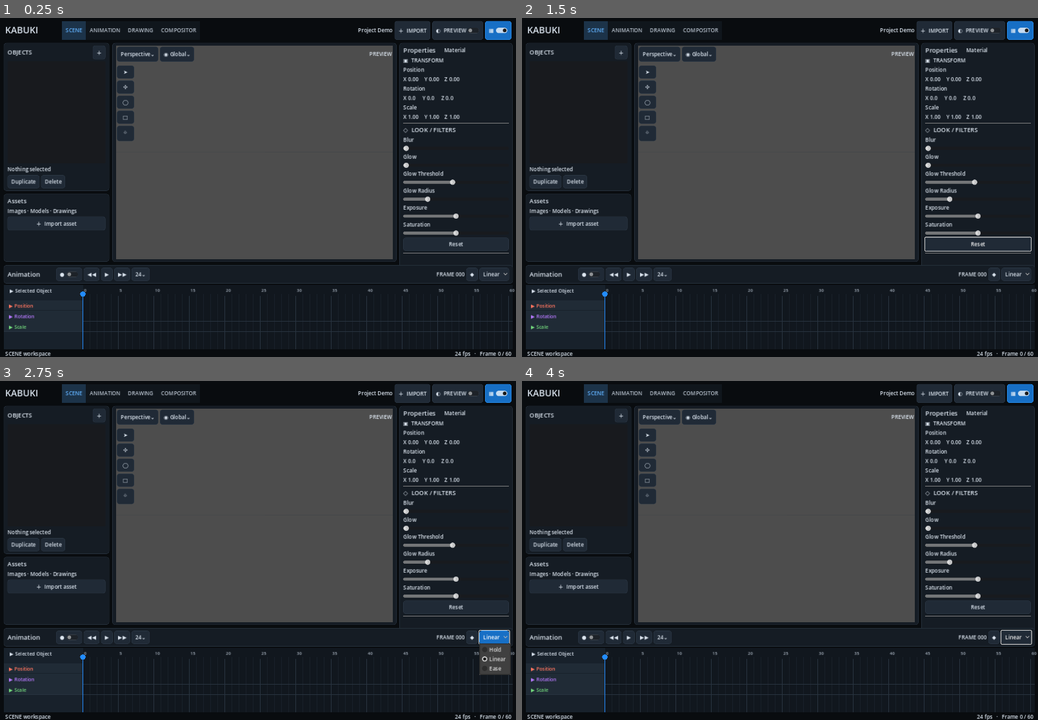
Above: before the commit, frames 1-4 (two rows, left to right).
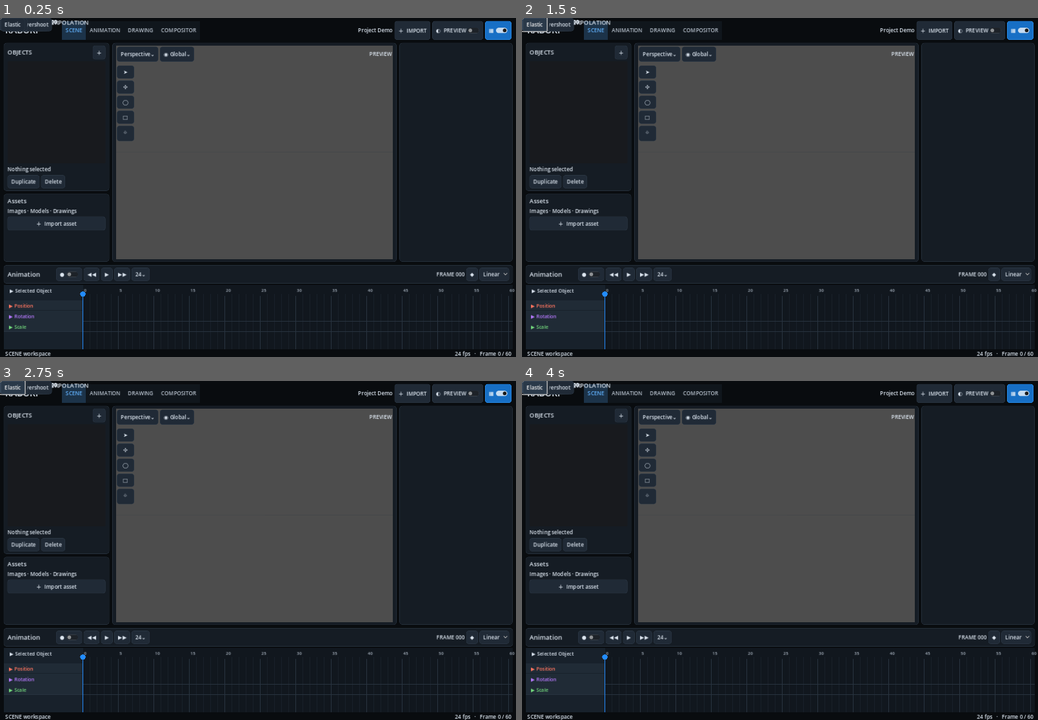
Above: after the commit, the same moments.

Repository: Onnevan/Kabuki
Game: Godot game, scene res://editor/main.tscn
Two runs of this game, one before a commit and one after it. Both use one fixed random seed, a clock stepped at 60 frames per second and the inputs below.
Inputs (mouse positions are in pixels of both pictures, inside the frame that each line leads up to):
- Up to frame 1 (0.25 s): no input
- Up to frame 2 (1.5 s): click "Reset" at 0.5 s; click (537, 24) at 1.25 s, where only the run after the commit has a clickable "Constant"
- Up to frame 3 (2.75 s): click "Linear" at 2 s
- Up to frame 4 (4 s): click (537, 387) at 2.75 s, where only the run after the commit has a clickable "Bounce"; click (532, 387) at 3.5 s, where only the run after the commit has a clickable "Elastic"

The runs differ from the first frame. In frame 1, 1.9% of the frame differs, in the area x 0-100%, y 0-74%; in frame 2, 2.0%; in frame 3, 2.7%, in the area x 0-100%, y 0-87%; in frame 4, 1.9%.
Error after the commit: Invalid assignment of property or key 'text' with value of type 'String' on a base object of type 'null instance'. (res://editor/main.gd:268)

Commit message:
Make properties inspector scrollable so key interpolation panel is accessible

Diff:
--- a/editor/main.tscn
+++ b/editor/main.tscn
@@ -178,108 +178,114 @@
 theme_override_constants/separation=8
 [node name="InspectorPanel" type="PanelContainer" parent="RightPanel"]
 size_flags_vertical=3
-[node name="Inspector" type="VBoxContainer" parent="RightPanel/InspectorPanel"]
-[node name="InspectorTabs" type="HBoxContainer" parent="RightPanel/InspectorPanel/Inspector"]
-[node name="Properties" type="Label" parent="RightPanel/InspectorPanel/Inspector/InspectorTabs"]
+[node name="InspectorScroll" type="ScrollContainer" parent="RightPanel/InspectorPanel"]
+layout_mode=2
+horizontal_scroll_mode=0
+vertical_scroll_mode=1
+[node name="Inspector" type="VBoxContainer" parent="RightPanel/InspectorPanel/InspectorScroll/InspectorScroll"]
+layout_mode=2
+size_flags_horizontal=3
+[node name="InspectorTabs" type="HBoxContainer" parent="RightPanel/InspectorPanel/InspectorScroll/Inspector"]
+[node name="Properties" type="Label" parent="RightPanel/InspectorPanel/InspectorScroll/Inspector/InspectorTabs"]
 text="Properties"
 theme_override_font_sizes/font_size=17
-[node name="MaterialTab" type="Label" parent="RightPanel/InspectorPanel/Inspector/InspectorTabs"]
+[node name="MaterialTab" type="Label" parent="RightPanel/InspectorPanel/InspectorScroll/Inspector/InspectorTabs"]
 text="     Material"
-[node name="ObjectSection" type="Label" parent="RightPanel/InspectorPanel/Inspector"]
+[node name="ObjectSection" type="Label" parent="RightPanel/InspectorPanel/InspectorScroll/Inspector"]
 text="▣  TRANSFORM"
-[node name="PosLabel" type="Label" parent="RightPanel/InspectorPanel/Inspector"]
+[node name="PosLabel" type="Label" parent="RightPanel/InspectorPanel/InspectorScroll/Inspector"]
 text="Position"
-[node name="PosValue" type="Label" parent="RightPanel/InspectorPanel/Inspector"]
+[node name="PosValue" type="Label" parent="RightPanel/InspectorPanel/InspectorScroll/Inspector"]
 unique_name_in_owner=true
 text="X 0.00    Y 0.00    Z 0.00"
-[node name="RotLabel" type="Label" parent="RightPanel/InspectorPanel/Inspector"]
+[node name="RotLabel" type="Label" parent="RightPanel/InspectorPanel/InspectorScroll/Inspector"]
 text="Rotation"
-[node name="RotValue" type="Label" parent="RightPanel/InspectorPanel/Inspector"]
+[node name="RotValue" type="Label" parent="RightPanel/InspectorPanel/InspectorScroll/Inspector"]
 unique_name_in_owner=true
 text="X 0.0     Y 0.0     Z 0.0"
-[node name="ScaleLabel" type="Label" parent="RightPanel/InspectorPanel/Inspector"]
+[node name="ScaleLabel" type="Label" parent="RightPanel/InspectorPanel/InspectorScroll/Inspector"]
 text="Scale"
-[node name="ScaleValue" type="Label" parent="RightPanel/InspectorPanel/Inspector"]
+[node name="ScaleValue" type="Label" parent="RightPanel/InspectorPanel/InspectorScroll/Inspector"]
 unique_name_in_owner=true
 text="X 1.00    Y 1.00    Z 1.00"
-[node name="Sep1" type="HSeparator" parent="RightPanel/InspectorPanel/Inspector"]
-[node name="LookTitle" type="Label" parent="RightPanel/InspectorPanel/Inspector"]
+[node name="Sep1" type="HSeparator" parent="RightPanel/InspectorPanel/InspectorScroll/Inspector"]
+[node name="LookTitle" type="Label" parent="RightPanel/InspectorPanel/InspectorScroll/Inspector"]
 unique_name_in_owner=true
 text="◇  LOOK / FILTERS"
 theme_override_font_sizes/font_size=16
-[node name="BlurText" type="Label" parent="RightPanel/InspectorPanel/Inspector"]
+[node name="BlurText" type="Label" parent="RightPanel/InspectorPanel/InspectorScroll/Inspector"]
 text="Blur"
-[node name="Blur" type="HSlider" parent="RightPanel/InspectorPanel/Inspector"]
+[node name="Blur" type="HSlider" parent="RightPanel/InspectorPanel/InspectorScroll/Inspector"]
 unique_name_in_owner=true
 max_value=8.0
 step=0.1
-[node name="GlowText" type="Label" parent="RightPanel/InspectorPanel/Inspector"]
+[node name="GlowText" type="Label" parent="RightPanel/InspectorPanel/InspectorScroll/Inspector"]
 text="Glow"
-[node name="Glow" type="HSlider" parent="RightPanel/InspectorPanel/Inspector"]
+[node name="Glow" type="HSlider" parent="RightPanel/InspectorPanel/InspectorScroll/Inspector"]
 unique_name_in_owner=true
 max_value=3.0
 step=0.05
-[node name="GlowThresholdText" type="Label" parent="RightPanel/InspectorPanel/Inspector"]
+[node name="GlowThresholdText" type="Label" parent="RightPanel/InspectorPanel/InspectorScroll/Inspector"]
 text="Glow Threshold"
-[node name="GlowThreshold" type="HSlider" parent="RightPanel/InspectorPanel/Inspector"]
+[node name="GlowThreshold" type="HSlider" parent="RightPanel/InspectorPanel/InspectorScroll/Inspector"]
 unique_name_in_owner=true
 min_value=0.0
 max_value=1.5
 step=0.01
 value=0.7
-[node name="GlowRadiusText" type="Label" parent="RightPanel/InspectorPanel/Inspector"]
+[node name="GlowRadiusText" type="Label" parent="RightPanel/InspectorPanel/InspectorScroll/Inspector"]
 text="Glow Radius"
-[node name="GlowRadius" type="HSlider" parent="RightPanel/InspectorPanel/Inspector"]
+[node name="GlowRadius" type="HSlider" parent="RightPanel/InspectorPanel/InspectorScroll/Inspector"]
 unique_name_in_owner=true
 min_value=0.5
 max_value=12.0
 step=0.25
 value=3.0
-[node name="ExposureText" type="Label" parent="RightPanel/InspectorPanel/Inspector"]
+[node name="ExposureText" type="Label" parent="RightPanel/InspectorPanel/InspectorScroll/Inspector"]
 text="Exposure"
-[node name="Exposure" type="HSlider" parent="RightPanel/InspectorPanel/Inspector"]
+[node name="Exposure" type="HSlider" parent="RightPanel/InspectorPanel/InspectorScroll/Inspector"]
 unique_name_in_owner=true
 min_value=-3.0
 max_value=3.0
 step=0.05
-[node name="SaturationText" type="Label" parent="RightPanel/InspectorPanel/Inspector"]
+[node name="SaturationText" type="Label" parent="RightPanel/InspectorPanel/InspectorScroll/Inspector"]
 text="Saturation"
-[node name="Saturation" type="HSlider" parent="RightPanel/InspectorPanel/Inspector"]
+[node name="Saturation" type="HSlider" parent="RightPanel/InspectorPanel/InspectorScroll/Inspector"]
 unique_name_in_owner=true
 max_value=2.0
 step=0.05
 value=1.0
-[node name="ResetFilters" type="Button" parent="RightPanel/InspectorPanel/Inspector"]
+[node name="ResetFilters" type="Button" parent="RightPanel/InspectorPanel/InspectorScroll/Inspector"]
 text="Reset"
-[node name="KeyInterpSep" type="HSeparator" parent="RightPanel/InspectorPanel/Inspector"]
-[node name="KeyInterpolationPanel" type="VBoxContainer" parent="RightPanel/InspectorPanel/Inspector"]
+[node name="KeyInterpSep" type="HSeparator" parent="RightPanel/InspectorPanel/InspectorScroll/Inspector"]
+[node name="KeyInterpolationPanel" type="VBoxContainer" parent="RightPanel/InspectorPanel/InspectorScroll/Inspector"]
 unique_name_in_owner=true
 visible=false
-[node name="Title" type="Label" parent="RightPanel/InspectorPanel/Inspector/KeyInterpolationPanel"]
+[node name="Title" type="Label" parent="RightPanel/InspectorPanel/InspectorScroll/Inspector/KeyInterpolationPanel"]
 text="◆  KEYFRAME INTERPOLATION"
 theme_override_font_sizes/font_size=16
-[node name="SelectedKeyInfo" type="Label" parent="RightPanel/InspectorPanel/Inspector/KeyInterpolationPanel"]
+[node name="SelectedKeyInfo" type="Label" parent="RightPanel/InspectorPanel/InspectorScroll/Inspector/KeyInterpolationPanel"]
 unique_name_in_owner=true
 text="No key selected"
-[node name="Constant" type="Button" parent="RightPanel/InspectorPanel/Inspector/KeyInterpolationPanel"]
+[node name="Constant" type="Button" parent="RightPanel/InspectorPanel/InspectorScroll/Inspector/KeyInterpolationPanel"]
 text="Constant"
-[node name="Linear" type="Button" parent="RightPanel/InspectorPanel/Inspector/KeyInterpolationPanel"]
+[node name="Linear" type="Button" parent="RightPanel/InspectorPanel/InspectorScroll/Inspector/KeyInterpolationPanel"]
 text="Linear"
-[node name="Bezier" type="Button" parent="RightPanel/InspectorPanel/Inspector/KeyInterpolationPanel"]
+[node name="Bezier" type="Button" parent="RightPanel/InspectorPanel/InspectorScroll/Inspector/KeyInterpolationPanel"]
 text="Bezier / Smooth"
-[node name="QuadraticIn" type="Button" parent="RightPanel/InspectorPanel/Inspector/KeyInterpolationPanel"]
+[node name="QuadraticIn" type="Button" parent="RightPanel/InspectorPanel/InspectorScroll/Inspector/KeyInterpolationPanel"]
 text="Quadratic In"
-[node name="QuadraticOut" type="Button" parent="RightPanel/InspectorPanel/Inspector/KeyInterpolationPanel"]
+[node name="QuadraticOut" type="Button" parent="RightPanel/InspectorPanel/InspectorScroll/Inspector/KeyInterpolationPanel"]
 text="Quadratic Out"
-[node name="QuadraticInOut" type="Button" parent="RightPanel/InspectorPanel/Inspector/KeyInterpolationPanel"]
+[node name="QuadraticInOut" type="Button" parent="RightPanel/InspectorPanel/InspectorScroll/Inspector/KeyInterpolationPanel"]
 text="Quadratic In-Out"
-[node name="CubicInOut" type="Button" parent="RightPanel/InspectorPanel/Inspector/KeyInterpolationPanel"]
+[node name="CubicInOut" type="Button" parent="RightPanel/InspectorPanel/InspectorScroll/Inspector/KeyInterpolationPanel"]
 text="Cubic In-Out"
-[node name="Back" type="Button" parent="RightPanel/InspectorPanel/Inspector/KeyInterpolationPanel"]
+[node name="Back" type="Button" parent="RightPanel/InspectorPanel/InspectorScroll/Inspector/KeyInterpolationPanel"]
 text="Back / Overshoot"
-[node name="Bounce" type="Button" parent="RightPanel/InspectorPanel/Inspector/KeyInterpolationPanel"]
+[node name="Bounce" type="Button" parent="RightPanel/InspectorPanel/InspectorScroll/Inspector/KeyInterpolationPanel"]
 text="Bounce"
-[node name="Elastic" type="Button" parent="RightPanel/InspectorPanel/Inspector/KeyInterpolationPanel"]
+[node name="Elastic" type="Button" parent="RightPanel/InspectorPanel/InspectorScroll/Inspector/KeyInterpolationPanel"]
 text="Elastic"
 
 [node name="Bottom" type="VBoxContainer" parent="."]
@@ -369,22 +375,22 @@
 [connection signal="toggled" from="Bottom/TransportPanel/Transport/AutoKey" to="." method="_on_auto_key_toggled"]
 [connection signal="pressed" from="Bottom/TransportPanel/Transport/Key" to="." method="_on_key_pressed"]
 [connection signal="item_selected" from="Bottom/TransportPanel/Transport/Interpolation" to="." method="_on_interpolation_item_selected"]
-[connection signal="value_changed" from="RightPanel/InspectorPanel/Inspector/Blur" to="." method="_on_filter_changed"]
-[connection signal="value_changed" from="RightPanel/InspectorPanel/Inspector/Glow" to="." method="_on_filter_changed"]
-[connection signal="value_changed" from="RightPanel/InspectorPanel/Inspector/Exposure" to="." method="_on_filter_changed"]
-[connection signal="value_changed" from="RightPanel/InspectorPanel/Inspector/Saturation" to="." method="_on_filter_changed"]
-[connection signal="pressed" from="RightPanel/InspectorPanel/Inspector/ResetFilters" to="." method="_on_reset_filters_pressed"]
-
-[connection signal="value_changed" from="RightPanel/InspectorPanel/Inspector/GlowThreshold" to="." method="_on_filter_changed"]
-[connection signal="value_changed" from="RightPanel/InspectorPanel/Inspector/GlowRadius" to="." method="_on_filter_changed"]
-
-[connection signal="pressed" from="RightPanel/InspectorPanel/Inspector/KeyInterpolationPanel/Constant" to="." method="_on_key_interp_constant"]
-[connection signal="pressed" from="RightPanel/InspectorPanel/Inspector/KeyInterpolationPanel/Linear" to="." method="_on_key_interp_linear"]
-[connection signal="pressed" from="RightPanel/InspectorPanel/Inspector/KeyInterpolationPanel/Bezier" to="." method="_on_key_interp_bezier"]
-[connection signal="pressed" from="RightPanel/InspectorPanel/Inspector/KeyInterpolationPanel/QuadraticIn" to="." method="_on_key_interp_quadratic_in"]
-[connection signal="pressed" from="RightPanel/InspectorPanel/Inspector/KeyInterpolationPanel/QuadraticOut" to="." method="_on_key_interp_quadratic_out"]
-[connection signal="pressed" from="RightPanel/InspectorPanel/Inspector/KeyInterpolationPanel/QuadraticInOut" to="." method="_on_key_interp_quadratic_in_out"]
-[connection signal="pressed" from="RightPanel/InspectorPanel/Inspector/KeyInterpolationPanel/CubicInOut" to="." method="_on_key_interp_cubic_in_out"]
-[connection signal="pressed" from="RightPanel/InspectorPanel/Inspector/KeyInterpolationPanel/Back" to="." method="_on_key_interp_back"]
-[connection signal="pressed" from="RightPanel/InspectorPanel/Inspector/KeyInterpolationPanel/Bounce" to="." method="_on_key_interp_bounce"]
-[connection signal="pressed" from="RightPanel/InspectorPanel/Inspector/KeyInterpolationPanel/Elastic" to="." method="_on_key_interp_elastic"]
+[connection signal="value_changed" from="RightPanel/InspectorPanel/InspectorScroll/Inspector/Blur" to="." method="_on_filter_changed"]
+[connection signal="value_changed" from="RightPanel/InspectorPanel/InspectorScroll/Inspector/Glow" to="." method="_on_filter_changed"]
+[connection signal="value_changed" from="RightPanel/InspectorPanel/InspectorScroll/Inspector/Exposure" to="." method="_on_filter_changed"]
+[connection signal="value_changed" from="RightPanel/InspectorPanel/InspectorScroll/Inspector/Saturation" to="." method="_on_filter_changed"]
+[connection signal="pressed" from="RightPanel/InspectorPanel/InspectorScroll/Inspector/ResetFilters" to="." method="_on_reset_filters_pressed"]
+
+[connection signal="value_changed" from="RightPanel/InspectorPanel/InspectorScroll/Inspector/GlowThreshold" to="." method="_on_filter_changed"]
+[connection signal="value_changed" from="RightPanel/InspectorPanel/InspectorScroll/Inspector/GlowRadius" to="." method="_on_filter_changed"]
+
+[connection signal="pressed" from="RightPanel/InspectorPanel/InspectorScroll/Inspector/KeyInterpolationPanel/Constant" to="." method="_on_key_interp_constant"]
+[connection signal="pressed" from="RightPanel/InspectorPanel/InspectorScroll/Inspector/KeyInterpolationPanel/Linear" to="." method="_on_key_interp_linear"]
+[connection signal="pressed" from="RightPanel/InspectorPanel/InspectorScroll/Inspector/KeyInterpolationPanel/Bezier" to="." method="_on_key_interp_bezier"]
+[connection signal="pressed" from="RightPanel/InspectorPanel/InspectorScroll/Inspector/KeyInterpolationPanel/QuadraticIn" to="." method="_on_key_interp_quadratic_in"]
+[connection signal="pressed" from="RightPanel/InspectorPanel/InspectorScroll/Inspector/KeyInterpolationPanel/QuadraticOut" to="." method="_on_key_interp_quadratic_out"]
+[connection signal="pressed" from="RightPanel/InspectorPanel/InspectorScroll/Inspector/KeyInterpolationPanel/QuadraticInOut" to="." method="_on_key_interp_quadratic_in_out"]
+[connection signal="pressed" from="RightPanel/InspectorPanel/InspectorScroll/Inspector/KeyInterpolationPanel/CubicInOut" to="." method="_on_key_interp_cubic_in_out"]
+[connection signal="pressed" from="RightPanel/InspectorPanel/InspectorScroll/Inspector/KeyInterpolationPanel/Back" to="." method="_on_key_interp_back"]
+[connection signal="pressed" from="RightPanel/InspectorPanel/InspectorScroll/Inspector/KeyInterpolationPanel/Bounce" to="." method="_on_key_interp_bounce"]
+[connection signal="pressed" from="RightPanel/InspectorPanel/InspectorScroll/Inspector/KeyInterpolationPanel/Elastic" to="." method="_on_key_interp_elastic"]
